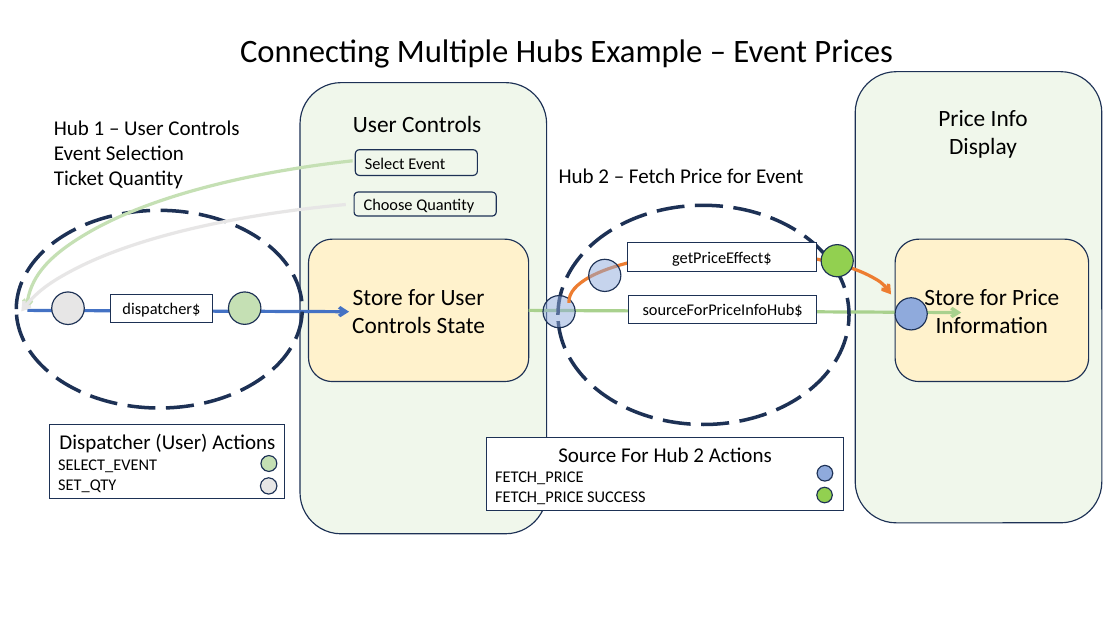
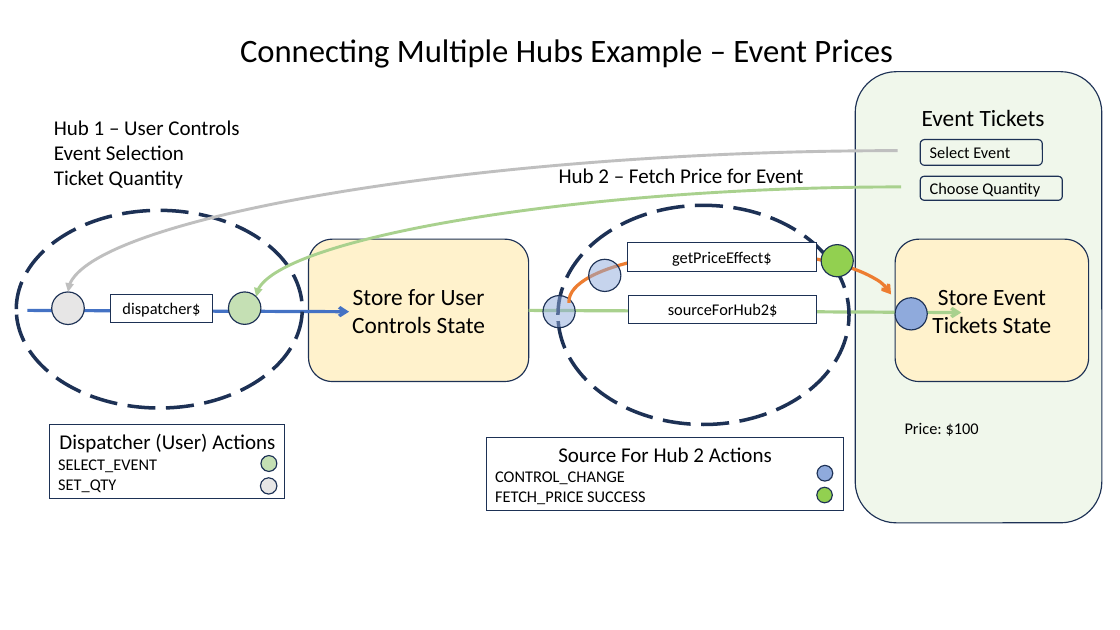
Before and after one commit to reactables/reactables, a slide deck: slide 13 of documentation/Hubfx Presentation.pptx. Drawn at 1120x630 pixels with LibreOffice and Linux fonts; fonts in the diff are those of the drawing. Boxes give left, top, right and bottom in pixels: in the first picture for what was removed or moved away, otherwise in the second. Text is boxed around its words. In the diff, an @@ line names an element or a change of style, - is before the commit and + after.

```diff
--- a/documentation/Hubfx Presentation.pptx
+++ b/documentation/Hubfx Presentation.pptx
@@ rounded rectangle removed at (300,82,547,534) @@
@@ text removed at (353,115,481,132) @@
-User Controls
@@ text at (922,109,1045,126): text changed @@
-Price Info Display
+Event Tickets
@@ rounded rectangle "Select Event": place and size @@
-rounded rectangle "Select Event" at (355,150,477,176)
+rounded rectangle "Select Event" at (920,139,1042,166)
@@ arc (boxed as its full ellipse) removed at (27,153,985,467) @@
@@ curved arrow added from (898, 150) to (68, 292), #BFBFBF 2.5 pt @@
@@ rounded rectangle "Choose Quantity": place and size @@
-rounded rectangle "Choose Quantity" at (355,192,497,217)
+rounded rectangle "Choose Quantity" at (920,176,1062,201)
@@ arc (boxed as its full ellipse) removed at (12,198,958,481) @@
@@ curved arrow added from (902, 187) to (256, 297), #A9D18E 2.5 pt @@
@@ text in rounded rectangle at (932,290,1051,333): text changed @@
-Store for Price Information
+Store Event Tickets State
@@ text in rectangle at (668,303,778,317): text changed @@
-sourceForPriceInfoHub$
+sourceForHub2$
@@ text added at (905,423,979,436), 14 pt, text #000000 @@
+Price: $100
@@ text in rectangle at (495,471,625,485): text changed @@
-FETCH_PRICE
+CONTROL_CHANGE
```
Also in this commit, not shown: 16 other files.
